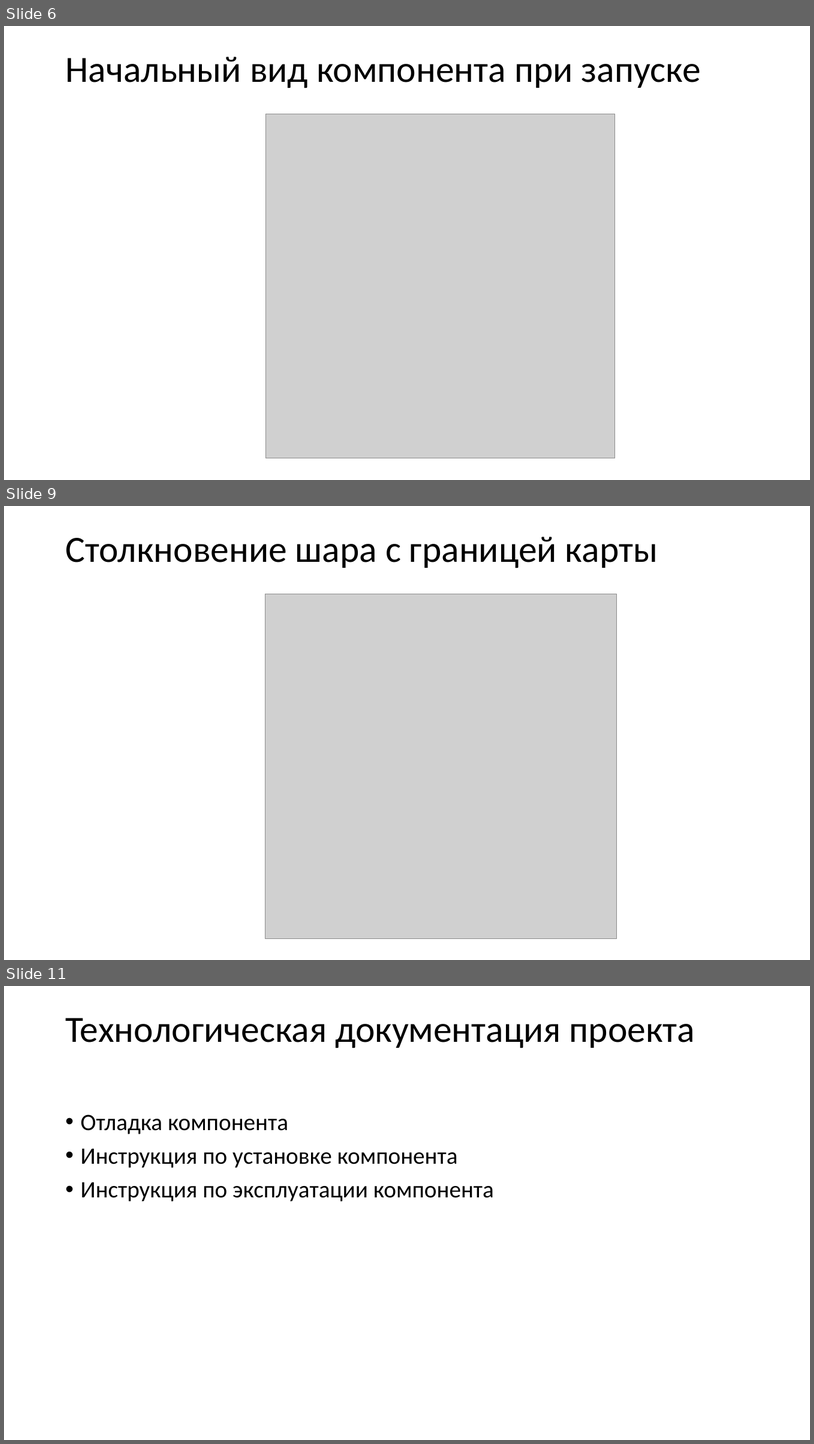
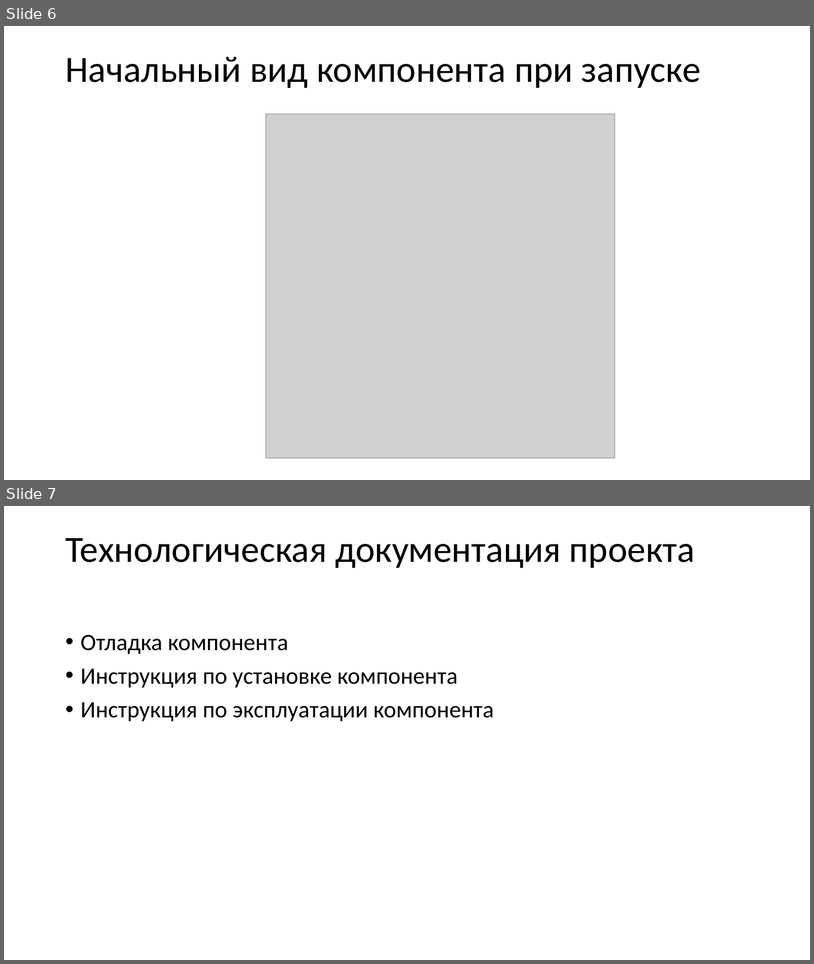
Before and after one commit to CreeptonIsReal/CourseProject, a slide deck: Pakhomov_CourseProject/Выступление/Презентация к курсовому проекту.pptx. Shown one above the other, each under a label of ours: slides 6, 9 and 11 before the commit, slides 6 and 7 after it; the slides between them are not shown. The pictures are 814x1444 and 814x964 pixels, drawn with LibreOffice and Linux fonts; fonts in the diff are those of the drawing; grey boxes stand for pictures. Boxes give left, top, right and bottom in pixels: in the first picture for what was removed or moved away, otherwise in the second. Text is boxed around its words. In the diff, an @@ line names an element or a change of style, - is before the commit and + after.

```diff
--- a/Pakhomov_CourseProject/Выступление/Презентация к курсовому проекту.pptx
+++ b/Pakhomov_CourseProject/Выступление/Презентация к курсовому проекту.pptx
@@ slide 9 removed at <box>4,506,810,960</box>, background #FFFFFF @@
@@ title removed at <box>65,537,658,568</box> @@
-Столкновение шара с границей карты
@@ picture removed at <box>266,594,617,939</box> @@
@@ what was slide 11 is now slide 7 @@
```
Also in this commit, not shown: 3 other slides removed, 12 other files.
